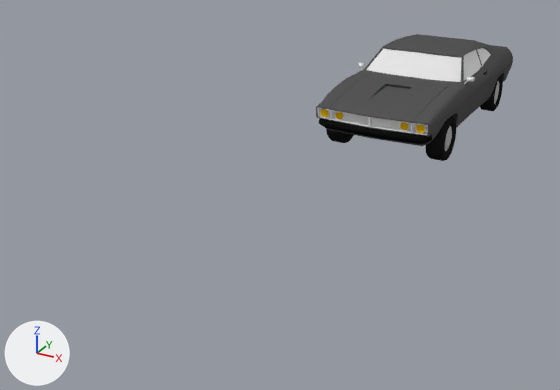
An edit to the Blender file Blender/Ford Falcon/ford.blend, drawn before and after from the same camera.
Both versions are drawn from a 50 mm camera at (5.35, -13.24, 5.65) aimed at (-1.09, -1.53, -0.21). The axes (+X, +Y, +Z) are drawn at lower left. The lights are the same throughout.
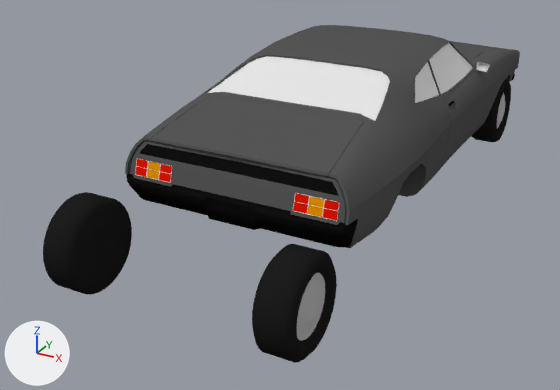
Where the newer file only moved an object's origin or applied its transform, the numbers keep the older frame.

Diff of the bpy script that builds the scene:
```diff
--- a/Blender/Ford Falcon/ford.blend.py
+++ b/Blender/Ford Falcon/ford.blend.py
@@ me_vert @@
 me_vert.from_pydata(...)  # 1000 vertices, 883 faces; spans x 0.0..1.34, y -3.15..3.28, z 0.33..1.8
 # used by ob_vert; location = (0.0, 3.16, 0.0)
+# me_vert part 1: the whole mesh is multiplied about the mesh origin by the matrix ((-1.496, 0.0, 0.0), (0.0, -1.496, 0.0), (0.0, 0.0, 1.496))
 me_vert.materials.append(mat_material_001)
@@ me_cylinder_001 @@
 me_cylinder_001.from_pydata(...)  # 288 vertices, 258 faces; spans x 0.0..0.353, y -0.455..0.455, z -0.455..0.455
 # used by ob_cylinder_001; parent = ob_vert; location = (0.91, 1.21, 0.455)
+# me_cylinder_001 part 2: the whole mesh is multiplied about the mesh origin by the matrix ((-1.496, 0.0, 0.0), (0.0, -1.496, 0.0), (0.0, 0.0, 1.496))
 me_cylinder_001.materials.append(mat_tire)
@@ me_cylinder_000 @@
 me_cylinder_000.from_pydata(...)  # 288 vertices, 258 faces; spans x -0.354..0.0, y -0.485..0.485, z -0.485..0.485
 # used by ob_cylinder_000; parent = ob_vert; location = (-0.909, 4.958, 0.458); scale = (1.0, 0.942, 0.942)
+# me_cylinder_000 part 3: the whole mesh is multiplied about its middle by the matrix ((-1.496, 0.0, 0.0), (0.0, -1.496, 0.0), (0.0, 0.0, 1.496)), then moved by (2.71, -8.234, 0.241)
 me_cylinder_000.materials.append(mat_tire)
@@ me_cylinder_008 @@
 me_cylinder_008.from_pydata(...)  # 288 vertices, 258 faces; spans x -0.353..0.0, y -0.455..0.455, z -0.455..0.455
 # used by ob_cylinder_002; parent = ob_vert; location = (-0.91, 1.21, 0.455)
+# me_cylinder_008 part 4: the whole mesh is multiplied about the mesh origin by the matrix ((-1.496, 0.0, 0.0), (0.0, -1.496, 0.0), (0.0, 0.0, 1.496))
 me_cylinder_008.materials.append(mat_tire)
@@ me_cylinder_006 @@
 me_cylinder_006.from_pydata(...)  # 288 vertices, 258 faces; spans x 0.0..0.354, y -0.485..0.485, z -0.485..0.485
 # used by ob_cylinder_005; parent = ob_vert; location = (0.909, 4.958, 0.458); scale = (1.0, 0.942, 0.942)
+# me_cylinder_006 part 5: the whole mesh is multiplied about its middle by the matrix ((-1.496, 0.0, 0.0), (0.0, -1.496, 0.0), (0.0, 0.0, 1.496)), then moved by (-2.71, -8.234, 0.241)
 me_cylinder_006.materials.append(mat_tire)
@@ ob_vert @@
 ob_vert = bpy.data.objects.new('Vert', me_vert)
-ob_vert.location = (0.0, 3.16, 0.0)
+ob_vert.location = (0.0, -0.11, 0.0)
 _m = ob_vert.modifiers.new('Mirror', 'MIRROR')
@@ ob_cylinder_001 @@
 ob_cylinder_001.parent = ob_vert
-ob_cylinder_001.matrix_parent_inverse = Matrix(((1.0, 0.0, 0.0, 0.0), (0.0, 1.0, 0.0, -3.161), (0.0, 0.0, 1.0, 0.0), (0.0, 0.0, 0.0, 1.0)))
+ob_cylinder_001.matrix_parent_inverse = Matrix(((1.0, 0.0, 0.0, 0.0), (0.0, 1.0, 0.0, 0.107), (0.0, 0.0, 1.0, 0.0), (0.0, 0.0, 0.0, 1.0)))
 ob_cylinder_001.location = (0.91, 1.21, 0.455)
@@ ob_cylinder_002 @@
 ob_cylinder_002.parent = ob_vert
-ob_cylinder_002.matrix_parent_inverse = Matrix(((1.0, 0.0, 0.0, 0.0), (0.0, 1.0, 0.0, -3.161), (0.0, 0.0, 1.0, 0.0), (0.0, 0.0, 0.0, 1.0)))
-ob_cylinder_002.location = (-0.91, 1.21, 0.455)
+ob_cylinder_002.matrix_parent_inverse = Matrix(((1.0, 0.0, 0.0, 0.0), (0.0, 1.0, 0.0, 0.107), (0.0, 0.0, 1.0, 0.0), (0.0, 0.0, 0.0, 1.0)))
+ob_cylinder_002.location = (1.361, 2.811, 0.68)
```

What differs and where, as boxes (x1, y1, x2, y2) in the pictures (560 x 390 px):
'Vert', reshaped, moved (100% wider, 98% taller)
    before: (316, 34, 513, 146)
    after: (125, 25, 520, 248)
'Cylinder.000', reshaped (not visible before)
    after: (252, 244, 337, 363)
'Cylinder.005', reshaped (275% wider, 178% taller)
    before: (480, 75, 503, 111)
    after: (43, 192, 132, 294)
'Cylinder.002', reshaped, moved
    before: (326, 129, 354, 143)
    after: (471, 79, 511, 142)
'Cylinder.001', moved (not visible afterwards)
    before: (426, 116, 456, 161)
